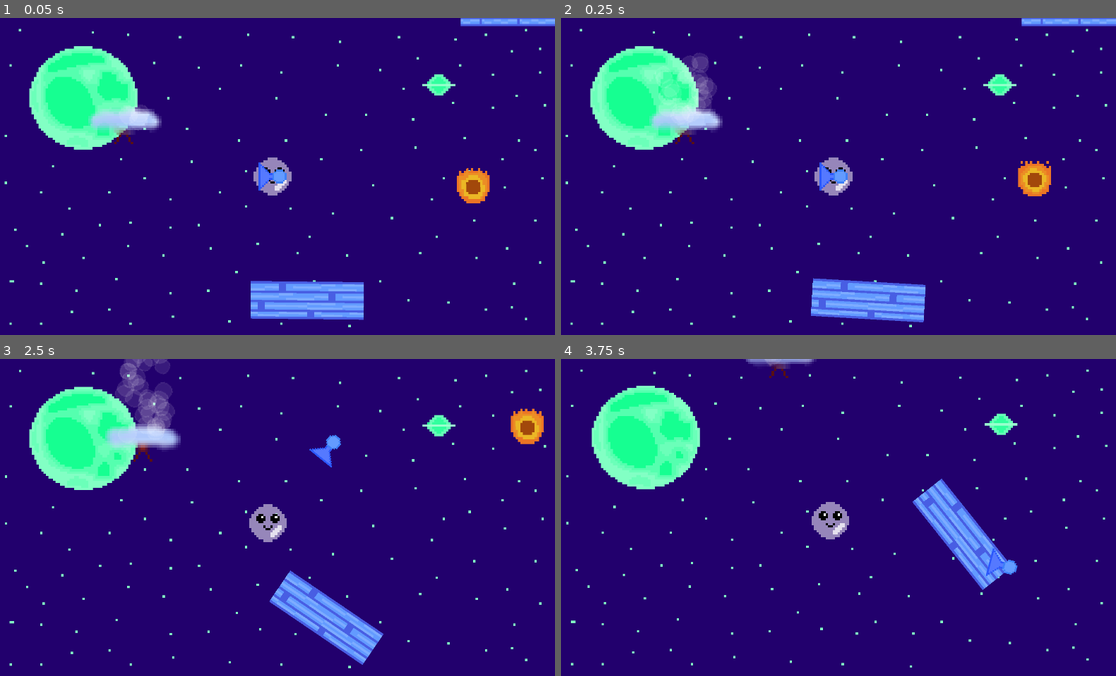
Above: before the commit, frames 1-4 (two rows, left to right).
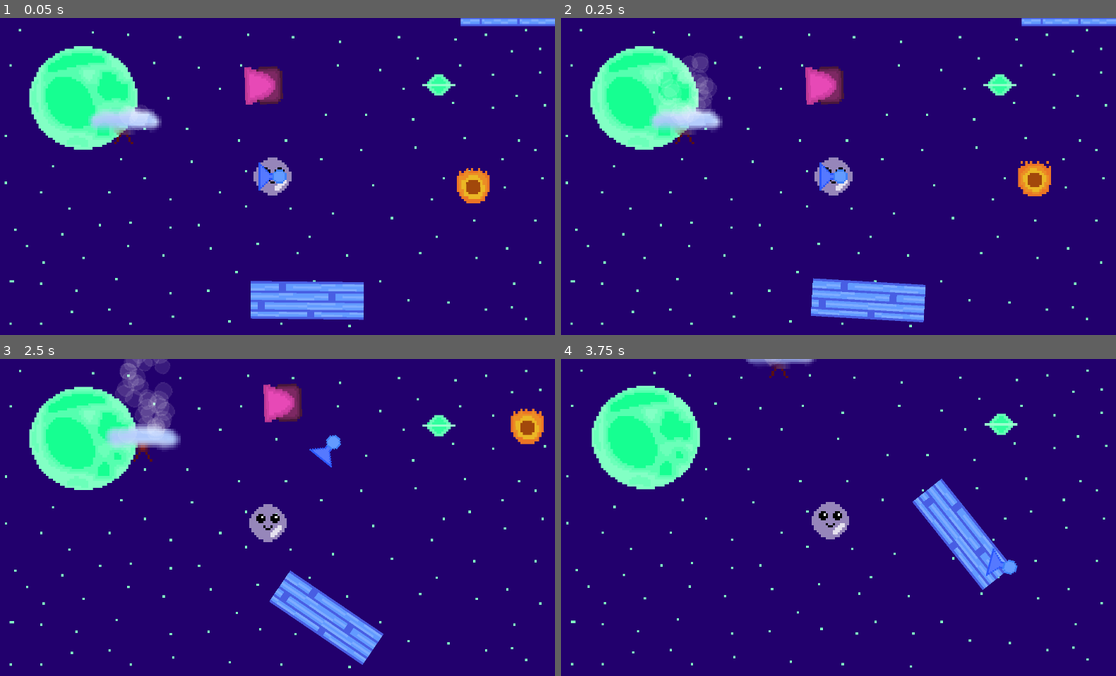
Above: after the commit, the same moments.

Repository: BenjaminWalls/Test_Winter2023
Game: Godot game, scene res://test_environment.tscn
Two runs of this game, one before a commit and one after it. Both use one fixed random seed, a clock stepped at 60 frames per second and the inputs below.
Inputs (mouse positions are in pixels of both pictures, inside the frame that each line leads up to):
- Up to frame 1 (0.05 s): no input
- Up to frame 2 (0.25 s): no input
- Up to frame 3 (2.5 s): move the mouse to (399, 501) at 0.52 s; press the mouse at (399, 501) at 0.53 s; move the mouse to (160, 533) at 1.27 s; release the mouse at (160, 533) at 1.28 s; click (160, 533) at 1.35 s; move the mouse to (327, 447) at 2.02 s; press the mouse at (327, 447) at 2.03 s
- Up to frame 4 (3.75 s): move the mouse to (805, 580) at 2.77 s; release the mouse at (805, 580) at 2.78 s; click (805, 580) at 2.85 s; move the mouse to (1005, 565) at 3.52 s; press the mouse at (1005, 565) at 3.53 s

The runs differ from the first frame. In frame 1, 0.8% of the frame differs, in the area x 44-52%, y 15-28%; in frame 2, 0.8%; in frame 3, 0.8%, in the area x 47-55%, y 7-20%; in frame 4, nothing differs.

Commit message:
Added cannons (FINNALLYLY)

Diff:
--- a/Bubble.gd
+++ b/Bubble.gd
@@ -14,7 +14,7 @@
 
 
 func _on_bubble_area_area_entered(area):
-	if area.name=="Spike_Area" or area.name=="Fireball_Area":
+	if area.name=="Spike_Area" or area.name=="Fireball_Area" or area.name=="Cannonball_Area":
 		$BubbleRigid/AnimatedSprite2D.play("Pop")
 		Engine.set_time_scale(0.05)
 		await get_tree().create_timer(0.14).timeout
@@ -25,6 +25,7 @@
 		DisplayServer.mouse_set_mode(DisplayServer.MOUSE_MODE_VISIBLE)
 		pass
 	elif area.name=="SpherePiece_Area":
+		area.get_parent().queue_free()
 		pieces+=1
 		match pieces:
 			1:
--- /dev/null
+++ b/Cannon.gd
@@ -0,0 +1,26 @@
+extends Node2D
+
+var ball = preload("res://cannonball.tscn")
+@export var speed = 10.0
+@export var wait = 3.0
+
+# Called when the node enters the scene tree for the first time.
+func _ready():
+	get_node("StaticBody2D/Timer").start(wait)
+	pass # Replace with function body.
+
+
+# Called every frame. 'delta' is the elapsed time since the previous frame.
+func _process(delta):
+
+	#var instance = ball.instantiate()
+	#add_child(instance)
+	pass
+
+
+func _on_timer_timeout():
+	var instance = ball.instantiate()
+	var velocity = get_node("StaticBody2D/Marker2D").global_position - global_position
+	instance.apply_central_impulse(velocity*speed*8)
+	instance.set_constant_force(velocity*speed)
+	add_child(instance)
--- a/Fan.gd
+++ b/Fan.gd
@@ -6,6 +6,5 @@
 # Called every frame. 'delta' is the elapsed time since the previous frame.
 func _physics_process(delta):
 	Fan_Position=get_parent().global_position - get_parent().get_parent().get_parent().get_parent().get_node("Bubble/BubbleRigid").global_position
-	#print(get_collider(0))
 	if get_collider(0)==get_parent().get_parent().get_parent().get_parent().get_node("Bubble/BubbleRigid"):
 		get_parent().get_parent().get_parent().get_parent().get_node("Bubble/BubbleRigid").apply_central_force(-Fan_Position*0.9)
--- /dev/null
+++ b/cannonball.tscn
@@ -0,0 +1,20 @@
+[gd_scene load_steps=3 format=3 uid="uid://b1bo5en2t0dmy"]
+
+[ext_resource type="Texture2D" uid="uid://e3ulw1qffsvo" path="res://Assets/cannonball.png" id="1_hywca"]
+
+[sub_resource type="CircleShape2D" id="CircleShape2D_7qhqt"]
+radius = 17.0
+
+[node name="Cannonball" type="RigidBody2D"]
+show_behind_parent = true
+gravity_scale = 0.0
+
+[node name="Sprite2D" type="Sprite2D" parent="."]
+texture_filter = 1
+scale = Vector2(4, 4)
+texture = ExtResource("1_hywca")
+
+[node name="Cannonball_Area" type="Area2D" parent="."]
+
+[node name="CollisionShape2D" type="CollisionShape2D" parent="Cannonball_Area"]
+shape = SubResource("CircleShape2D_7qhqt")
--- a/test_environment.tscn
+++ b/test_environment.tscn
@@ -15,6 +15,8 @@
 [ext_resource type="Texture2D" uid="uid://imf6abdqwtp4" path="res://Assets/TileMap/inside.png" id="10_u5try"]
 [ext_resource type="Texture2D" uid="uid://bm6jyguv810nj" path="res://Assets/TileMap/slope.png" id="11_4p7cy"]
 [ext_resource type="Texture2D" uid="uid://d0dunx8tb2lfe" path="res://Assets/TileMap/wall.png" id="12_eth52"]
+[ext_resource type="Texture2D" uid="uid://cngblqnq68xuo" path="res://Assets/cannon.png" id="13_elndi"]
+[ext_resource type="Script" path="res://Cannon.gd" id="13_iv4l7"]
 [ext_resource type="Script" path="res://Block.gd" id="13_kq3ao"]
 [ext_resource type="Texture2D" uid="uid://cokjqjwjo4l6g" path="res://Assets/sphere_piece.png" id="13_molfs"]
 [ext_resource type="Texture2D" uid="uid://4xjcgwsa02dt" path="res://Assets/sphere-sheet.png" id="17_g0l5h"]
@@ -239,6 +241,9 @@
 [sub_resource type="CircleShape2D" id="CircleShape2D_ofjmk"]
 radius = 7.07107
 
+[sub_resource type="CircleShape2D" id="CircleShape2D_6qn08"]
+radius = 17.0
+
 [sub_resource type="GDScript" id="GDScript_awn57"]
 script/source = "extends Node2D
 
@@ -259,8 +264,8 @@
 	pass # Replace with function body.
 "
 
-[sub_resource type="CircleShape2D" id="CircleShape2D_6qn08"]
-radius = 17.0
+[sub_resource type="RectangleShape2D" id="RectangleShape2D_7ceel"]
+size = Vector2(64, 64)
 
 [sub_resource type="AtlasTexture" id="AtlasTexture_dyqt2"]
 atlas = ExtResource("10_75fcp")
@@ -474,6 +479,78 @@
 [node name="CollisionShape2D" type="CollisionShape2D" parent="Sphere/Sphere_Area"]
 shape = SubResource("CircleShape2D_ofjmk")
 
+[node name="SpherePieces" type="Node2D" parent="."]
+
+[node name="SpherePiece" type="Node2D" parent="SpherePieces"]
+position = Vector2(760, 348)
+metadata/_edit_group_ = true
+
+[node name="Sprite2D" type="Sprite2D" parent="SpherePieces/SpherePiece"]
+texture_filter = 1
+scale = Vector2(4, 4)
+texture = ExtResource("13_molfs")
+
+[node name="SpherePiece_Area" type="Area2D" parent="SpherePieces/SpherePiece"]
+
+[node name="CollisionShape2D" type="CollisionShape2D" parent="SpherePieces/SpherePiece/SpherePiece_Area"]
+shape = SubResource("CircleShape2D_6qn08")
+
+[node name="SpherePiece2" type="Node2D" parent="SpherePieces"]
+position = Vector2(869, 351)
+metadata/_edit_group_ = true
+
+[node name="Sprite2D" type="Sprite2D" parent="SpherePieces/SpherePiece2"]
+texture_filter = 1
+scale = Vector2(4, 4)
+texture = ExtResource("13_molfs")
+
+[node name="SpherePiece_Area" type="Area2D" parent="SpherePieces/SpherePiece2"]
+
+[node name="CollisionShape2D" type="CollisionShape2D" parent="SpherePieces/SpherePiece2/SpherePiece_Area"]
+shape = SubResource("CircleShape2D_6qn08")
+
+[node name="SpherePiece3" type="Node2D" parent="SpherePieces"]
+position = Vector2(986, 358)
+metadata/_edit_group_ = true
+
+[node name="Sprite2D" type="Sprite2D" parent="SpherePieces/SpherePiece3"]
+texture_filter = 1
+scale = Vector2(4, 4)
+texture = ExtResource("13_molfs")
+
+[node name="SpherePiece_Area" type="Area2D" parent="SpherePieces/SpherePiece3"]
+
+[node name="CollisionShape2D" type="CollisionShape2D" parent="SpherePieces/SpherePiece3/SpherePiece_Area"]
+shape = SubResource("CircleShape2D_6qn08")
+
+[node name="SpherePiece4" type="Node2D" parent="SpherePieces"]
+position = Vector2(1091, 379)
+metadata/_edit_group_ = true
+
+[node name="Sprite2D" type="Sprite2D" parent="SpherePieces/SpherePiece4"]
+texture_filter = 1
+scale = Vector2(4, 4)
+texture = ExtResource("13_molfs")
+
+[node name="SpherePiece_Area" type="Area2D" parent="SpherePieces/SpherePiece4"]
+
+[node name="CollisionShape2D" type="CollisionShape2D" parent="SpherePieces/SpherePiece4/SpherePiece_Area"]
+shape = SubResource("CircleShape2D_6qn08")
+
+[node name="SpherePiece5" type="Node2D" parent="SpherePieces"]
+position = Vector2(1241, 416)
+metadata/_edit_group_ = true
+
+[node name="Sprite2D" type="Sprite2D" parent="SpherePieces/SpherePiece5"]
+texture_filter = 1
+scale = Vector2(4, 4)
+texture = ExtResource("13_molfs")
+
+[node name="SpherePiece_Area" type="Area2D" parent="SpherePieces/SpherePiece5"]
+
+[node name="CollisionShape2D" type="CollisionShape2D" parent="SpherePieces/SpherePiece5/SpherePiece_Area"]
+shape = SubResource("CircleShape2D_6qn08")
+
 [node name="BrokenSphere" type="Node2D" parent="."]
 position = Vector2(1161, 223)
 script = SubResource("GDScript_awn57")
@@ -490,22 +567,30 @@
 [node name="CollisionShape2D" type="CollisionShape2D" parent="BrokenSphere/BrokenSphere_Area"]
 shape = SubResource("CircleShape2D_ofjmk")
 
-[node name="SpherePieces" type="Node2D" parent="BrokenSphere"]
-position = Vector2(-1161, -223)
-
-[node name="SpherePiece" type="Node2D" parent="BrokenSphere/SpherePieces"]
-position = Vector2(760, 348)
-metadata/_edit_group_ = true
-
-[node name="Sprite2D" type="Sprite2D" parent="BrokenSphere/SpherePieces/SpherePiece"]
-texture_filter = 1
-scale = Vector2(4, 4)
-texture = ExtResource("13_molfs")
-
-[node name="SpherePiece_Area" type="Area2D" parent="BrokenSphere/SpherePieces/SpherePiece"]
-
-[node name="CollisionShape2D" type="CollisionShape2D" parent="BrokenSphere/SpherePieces/SpherePiece/SpherePiece_Area"]
-shape = SubResource("CircleShape2D_6qn08")
+[node name="Cannons" type="Node2D" parent="."]
+
+[node name="Cannon" type="Node2D" parent="Cannons"]
+position = Vector2(-15, -155)
+rotation = -3.17276
+script = ExtResource("13_iv4l7")
+speed = 0.1
+metadata/_edit_group_ = true
+
+[node name="StaticBody2D" type="StaticBody2D" parent="Cannons/Cannon"]
+position = Vector2(-4.76837e-07, 1.18335e-05)
+
+[node name="Sprite2D" type="Sprite2D" parent="Cannons/Cannon/StaticBody2D"]
+texture_filter = 1
+scale = Vector2(4, 4)
+texture = ExtResource("13_elndi")
+
+[node name="CollisionShape2D" type="CollisionShape2D" parent="Cannons/Cannon/StaticBody2D"]
+shape = SubResource("RectangleShape2D_7ceel")
+
+[node name="Timer" type="Timer" parent="Cannons/Cannon/StaticBody2D"]
+
+[node name="Marker2D" type="Marker2D" parent="Cannons/Cannon/StaticBody2D"]
+position = Vector2(64, 0)
 
 [node name="Bubble" type="Node2D" parent="."]
 script = ExtResource("7_3uix7")
@@ -563,6 +648,7 @@
 scale = Vector2(8, 8)
 motion_scale = Vector2(0, 0)
 motion_mirroring = Vector2(240, 135)
+metadata/_edit_lock_ = true
 
 [node name="Sprite2D" type="Sprite2D" parent="ParallaxBackground/Sky"]
 texture_filter = 1
@@ -573,6 +659,7 @@
 [node name="Stars" type="ParallaxLayer" parent="ParallaxBackground"]
 scale = Vector2(8, 8)
 motion_scale = Vector2(0.01, 0.01)
+metadata/_edit_lock_ = true
 
 [node name="Sprite2D" type="Sprite2D" parent="ParallaxBackground/Stars"]
 texture_filter = 1
@@ -583,6 +670,7 @@
 scale = Vector2(8, 8)
 motion_scale = Vector2(0.01, 0.01)
 motion_offset = Vector2(1920, 0)
+metadata/_edit_lock_ = true
 
 [node name="Sprite2D" type="Sprite2D" parent="ParallaxBackground/Stars2"]
 texture_filter = 1
@@ -593,6 +681,7 @@
 scale = Vector2(8, 8)
 motion_scale = Vector2(0.01, 0.01)
 motion_offset = Vector2(-1920, 0)
+metadata/_edit_lock_ = true
 
 [node name="Sprite2D" type="Sprite2D" parent="ParallaxBackground/Stars3"]
 texture_filter = 1
@@ -603,6 +692,7 @@
 scale = Vector2(8, 8)
 motion_scale = Vector2(0.01, 0.01)
 motion_offset = Vector2(0, 1080)
+metadata/_edit_lock_ = true
 
 [node name="Sprite2D" type="Sprite2D" parent="ParallaxBackground/Stars4"]
 texture_filter = 1
@@ -613,6 +703,7 @@
 scale = Vector2(8, 8)
 motion_scale = Vector2(0.01, 0.01)
 motion_offset = Vector2(0, -1080)
+metadata/_edit_lock_ = true
 
 [node name="Sprite2D" type="Sprite2D" parent="ParallaxBackground/Stars5"]
 texture_filter = 1
@@ -623,6 +714,7 @@
 scale = Vector2(8, 8)
 motion_scale = Vector2(0.01, 0.01)
 motion_offset = Vector2(1920, 1080)
+metadata/_edit_lock_ = true
 
 [node name="Sprite2D" type="Sprite2D" parent="ParallaxBackground/Stars6"]
 texture_filter = 1
@@ -633,6 +725,7 @@
 scale = Vector2(8, 8)
 motion_scale = Vector2(0.01, 0.01)
 motion_offset = Vector2(-1920, 1080)
+metadata/_edit_lock_ = true
 
 [node name="Sprite2D" type="Sprite2D" parent="ParallaxBackground/Stars7"]
 texture_filter = 1
@@ -643,6 +736,7 @@
 scale = Vector2(8, 8)
 motion_scale = Vector2(0.01, 0.01)
 motion_offset = Vector2(1920, -1080)
+metadata/_edit_lock_ = true
 
 [node name="Sprite2D" type="Sprite2D" parent="ParallaxBackground/Stars8"]
 texture_filter = 1
@@ -653,6 +747,7 @@
 scale = Vector2(8, 8)
 motion_scale = Vector2(0.01, 0.01)
 motion_offset = Vector2(-1920, -1080)
+metadata/_edit_lock_ = true
 
 [node name="Sprite2D" type="Sprite2D" parent="ParallaxBackground/Stars9"]
 texture_filter = 1
@@ -662,12 +757,14 @@
 [node name="Moon" type="ParallaxLayer" parent="ParallaxBackground"]
 scale = Vector2(8, 8)
 motion_scale = Vector2(0.03, 0.03)
+metadata/_edit_lock_ = true
 
 [node name="Sprite2D" type="Sprite2D" parent="ParallaxBackground/Moon"]
 texture_filter = 1
 texture = ExtResource("20_hvaa1")
 centered = false
 
+[connection signal="timeout" from="Cannons/Cannon/StaticBody2D/Timer" to="Cannons/Cannon" method="_on_timer_timeout"]
 [connection signal="area_entered" from="Bubble/BubbleRigid/Bubble_Area" to="Bubble" method="_on_bubble_area_area_entered"]
 
 [editable path="Fireballs/Fireball"]
Binary file added: Assets/cannon.png
Not shown, added: Assets/cannon.png.import
Binary file added: Assets/cannonball.png
Not shown, added: Assets/cannonball.png.import
Not shown: 1 places in test_environment.tscn that only renumber resources
